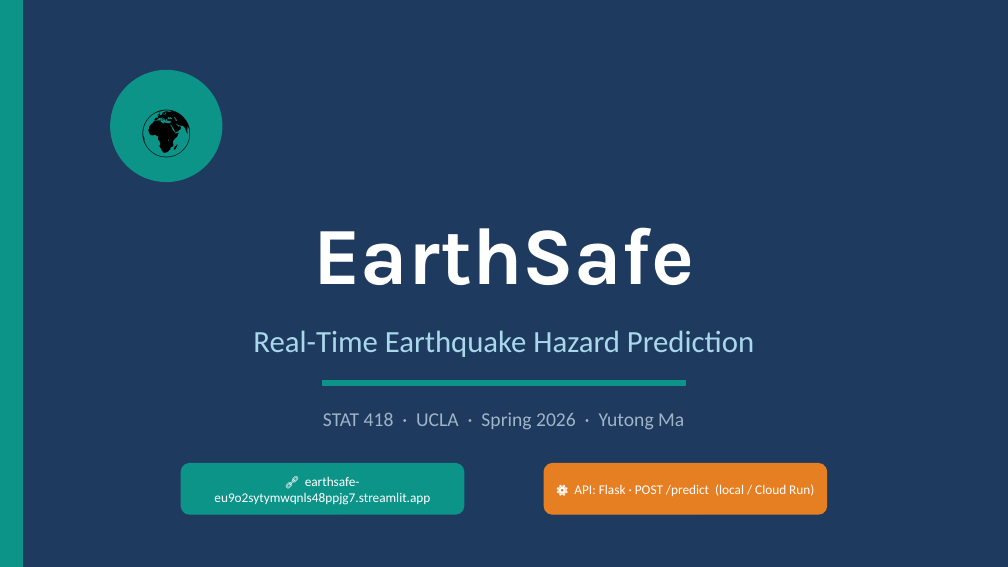
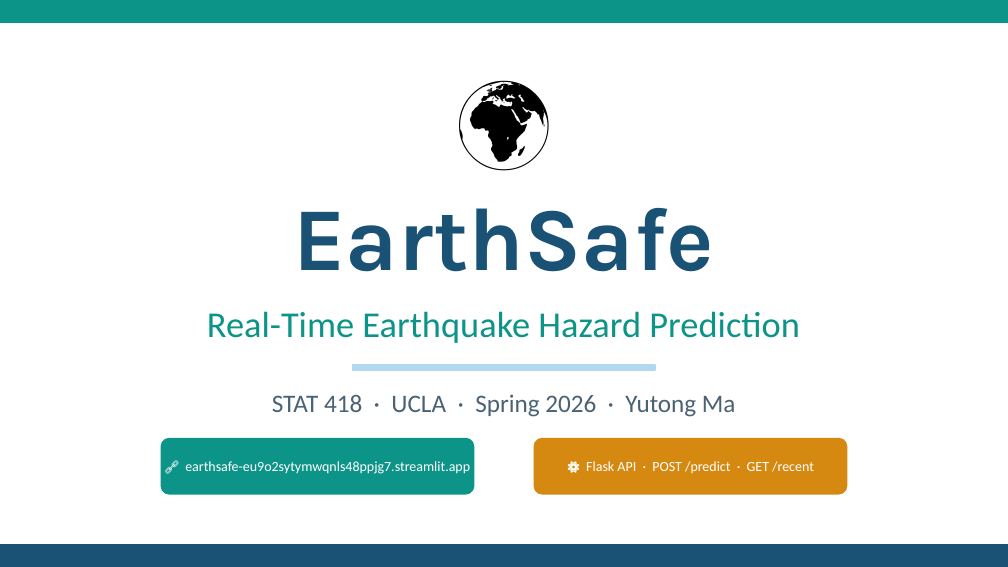
Before and after one commit to tt12049999/EarthSafe, a slide deck: slide 1 of EarthSafe_Final_Presentation.pptx. Drawn at 1008x567 pixels with LibreOffice and Linux fonts; fonts in the diff are those of the drawing. Boxes give left, top, right and bottom in pixels: in the first picture for what was removed or moved away, otherwise in the second. Text is boxed around its words. In the diff, an @@ line names an element or a change of style, - is before the commit and + after.

Commit message:
slides: all bright backgrounds, larger fonts, clean projection layout

```diff
--- a/EarthSafe_Final_Presentation.pptx
+++ b/EarthSafe_Final_Presentation.pptx
@@ background #1E3A5F to #FFFFFF @@
@@ rectangle: place and size @@
-rectangle at (0,0,22,566)
+rectangle at (0,0,1008,22)
@@ text "🌍": place and size @@
-text "🌍" at (111,73,222,183)
+text "🌍" at (383,50,625,181)
@@ text "🌍" at (383,50,625,181): size 34 to 64 pt @@
@@ ellipse removed at (111,71,222,181) @@
@@ text "EarthSafe": place and size @@
-text "EarthSafe" at (313,227,695,285)
+text "EarthSafe" at (293,208,714,272)
@@ text "EarthSafe" at (293,208,714,272): size 58 to 64 pt, text colour #FFFFFF to #1A5276 @@
@@ text "Real-Time Earthquake Hazard Prediction": place and size @@
-text "Real-Time Earthquake Hazard Prediction" at (253,330,754,357)
+text "Real-Time Earthquake Hazard Prediction" at (207,311,800,343)
@@ text "Real-Time Earthquake Hazard Prediction" at (207,311,800,343): size 22 to 26 pt, text colour #A8D8EA to #0D9488 @@
@@ text "STAT 418 · UCLA · ...": place and size @@
-text "STAT 418 · UCLA · ..." at (323,412,684,430)
+text "STAT 418 · UCLA · ..." at (272,394,736,417)
@@ text "STAT 418 · UCLA · ..." at (272,394,736,417): size 14 to 18 pt, text colour #A0B4C8 to #4A6274 @@
@@ rectangle: place and size @@
-rectangle at (323,381,685,385)
+rectangle at (353,365,655,370)
@@ rectangle at (353,365,655,370): fill #0D9488 to #B2D8F0; outline #0D9488 1 pt to #B2D8F0 1 pt @@
@@ text "🔗 earthsafe-eu9o2sytymwqnls48ppjg7.streamlit.app": place and size @@
-text "🔗 earthsafe-eu9o2sytymwqnls48ppjg7.streamlit.app" at (214,476,430,505)
+text "🔗 earthsafe-eu9o2sytymwqnls48ppjg7.streamlit.app" at (185,461,470,474)
@@ text "🔗 earthsafe-eu9o2sytymwqnls48ppjg7.streamlit.app" at (185,461,470,474): size 9.5 to 10 pt @@
@@ rounded rectangle: place and size @@
-rounded rectangle at (181,464,464,514)
+rounded rectangle at (161,438,474,494)
@@ rounded rectangle at (161,438,474,494): proportions changed @@
@@ rounded rectangle: place and size @@
-rounded rectangle at (544,464,827,514)
+rounded rectangle at (534,438,847,494)
@@ rounded rectangle at (534,438,847,494): fill #E67E22 to #D68910; outline #E67E22 1 pt to #D68910 1 pt; proportions changed @@
@@ text at (586,461,814,473): text changed; size 9.5 to 10 pt @@
-⚙️ API: Flask · POST /predict (local / Cloud Run)
+⚙️ Flask API · POST /predict · GET /recent
@@ rectangle added at (0,544,1008,567), fill #1A5276, outline #1A5276 1 pt @@
```
Also in this commit, not shown: 6 other slides changed, 3 other files.
